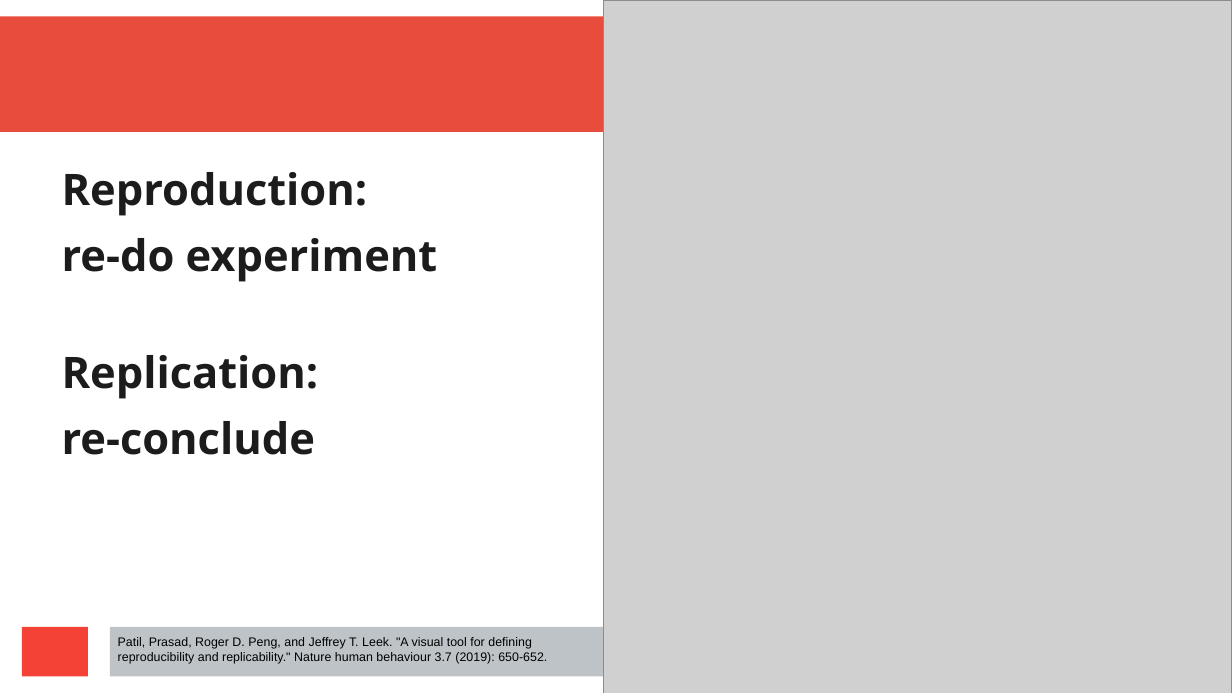
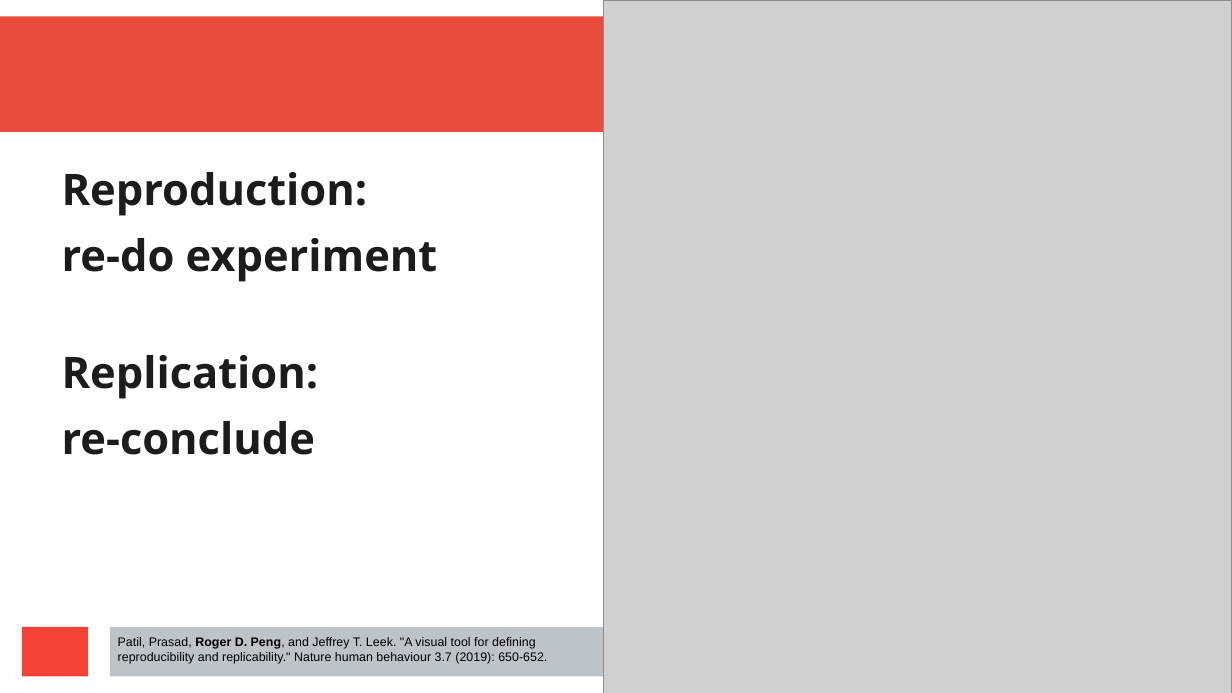
Before and after one commit to richelbilderbeek/journal_club_20220602, a slide deck: slide 11 of journal_club_20220602.odp (slide 7 before the commit). Drawn at 1232x693 pixels with LibreOffice and Linux fonts; fonts in the diff are those of the drawing; grey boxes stand for pictures. Boxes give left, top, right and bottom in pixels: in the first picture for what was removed or moved away, otherwise in the second. Text is boxed around its words. In the diff, an @@ line names an element or a change of style, - is before the commit and + after.

```diff
--- a/journal_club_20220602.odp
+++ b/journal_club_20220602.odp
@@ text "Patil, Prasad, Roger D. Peng, ..." at bbox=[118, 637, 547, 664]: bold on in "Roger D. Peng," @@
```
Also in this commit, not shown: 5 other slides changed, 16 slides added, 3 slides removed, 12 other files.
